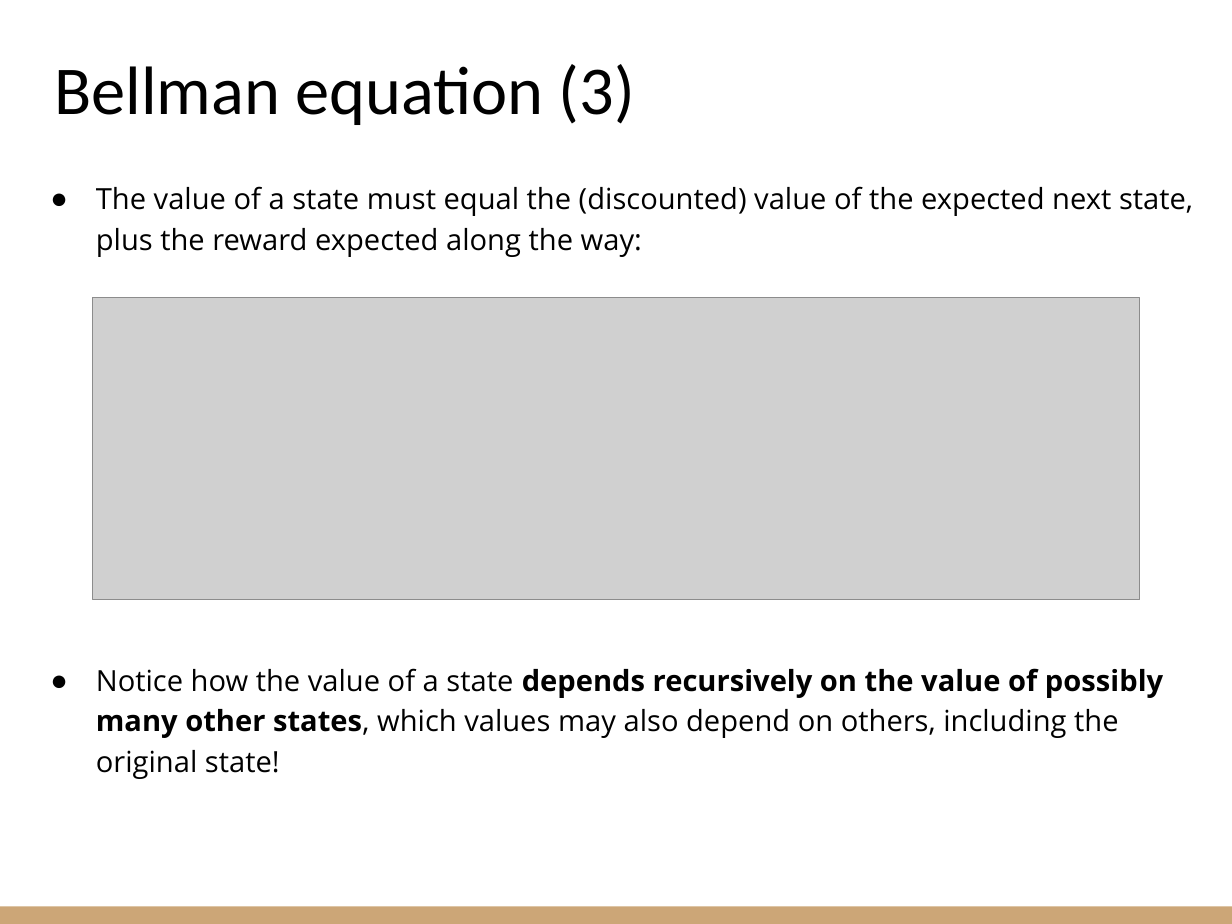
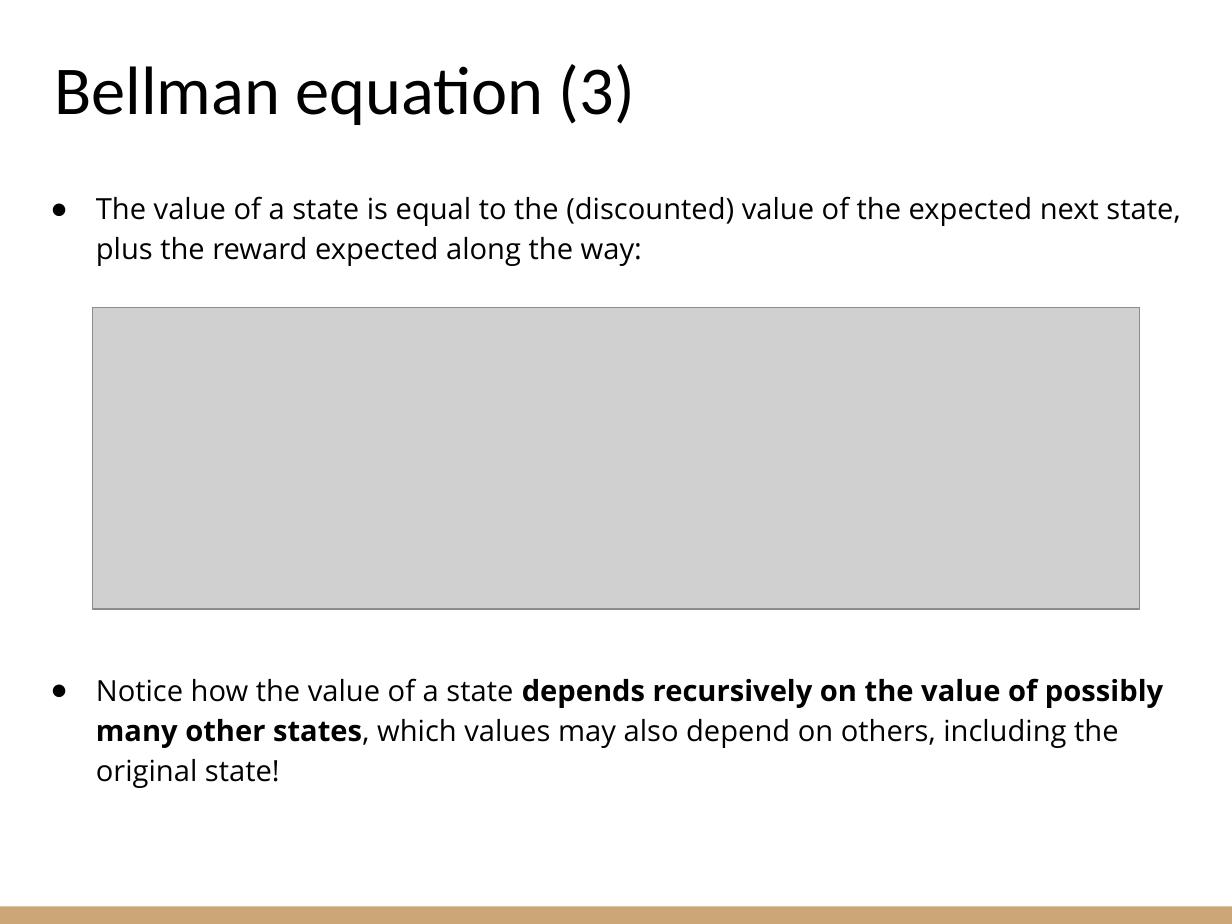
Before and after one commit to riccardoberta/autonomous-agents, a slide deck: slide 9 of 02 - Dynamic Programming/slides.pptx. Drawn at 1232x924 pixels with LibreOffice and Linux fonts; fonts in the diff are those of the drawing; grey boxes stand for pictures. Boxes give left, top, right and bottom in pixels: in the first picture for what was removed or moved away, otherwise in the second. Text is boxed around its words. In the diff, an @@ line names an element or a change of style, - is before the commit and + after.

```diff
--- a/02 - Dynamic Programming/slides.pptx
+++ b/02 - Dynamic Programming/slides.pptx
@@ text "The value of a state ...": place and size @@
-text "The value of a state ..." at [96,186,1193,779]
+text "The value of a state ..." at [96,196,1180,788]
@@ text at [96,196,1180,266]: text changed @@
-● The value of a state must equal the (discounted) value of the expected next state, plus the reward expected along the way:
+● The value of a state is equal to the (discounted) value of the expected next state, plus the reward expected along the way:
@@ picture: place and size @@
-picture at [92,298,1140,600]
+picture at [92,307,1140,609]
```
Also in this commit, not shown: 5 other slides changed, 58 other files.
